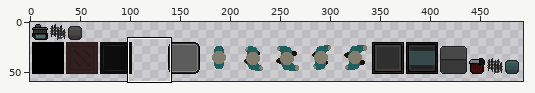
Sprite sheet, stored at res/gfx/graphics.png. Above: a wide view before the commit, with the close-up outlined.
Close-up. The starting point:
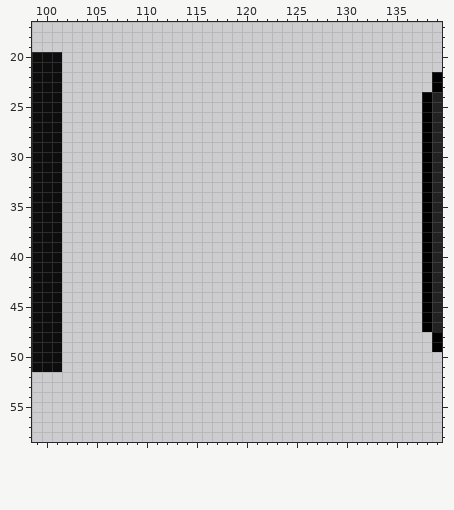
The file is 512x64 pixels. Colours within 5 levels of each other are drawn and written as one. Shown: x 99..139, y 17..58. The old version is drawn lined up with the new one. The wide view leaves out empty margins.
The result:
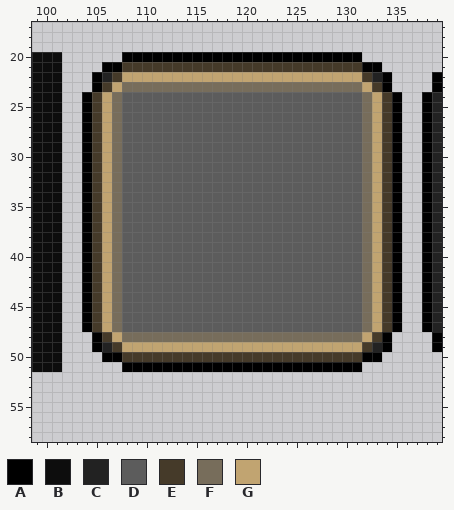
Palette (. is transparent): A #000000  B #0d0d0d  C #222222  D #5c5c5c  E #453a29  F #776d5b  G #c1a471
The edit:
drawings rearranged on the sheet (the old picture shows each at its new place)
@@ x 99..139 @@
 19 .........................................
-20 BBB......................................
-21 BBB......................................
-22 BBB.....................................A
-23 BBB.....................................A
-24 BBB....................................AC
-25 BBB....................................AC
-26 BBB....................................AC
-27 BBB....................................AC
-28 BBB....................................AC
-29 BBB....................................AC
-30 BBB....................................AC
-31 BBB....................................AC
-32 BBB....................................AC
-33 BBB....................................AC
-34 BBB....................................AC
-35 BBB....................................AC
-36 BBB....................................AC
-37 BBB....................................AC
-38 BBB....................................AC
-39 BBB....................................AC
-40 BBB....................................AC
-41 BBB....................................AC
-42 BBB....................................AC
-43 BBB....................................AC
-44 BBB....................................AC
-45 BBB....................................AC
-46 BBB....................................AC
-47 BBB....................................AC
-48 BBB.....................................A
-49 BBB.....................................A
-50 BBB......................................
-51 BBB......................................
+20 BBB......AAAAAAAAAAAAAAAAAAAAAAAA........
+21 BBB....AAEEEEEEEEEEEEEEEEEEEEEEEEAA......
+22 BBB...ACEGGGGGGGGGGGGGGGGGGGGGGGGECA....A
+23 BBB...AEGFFFFFFFFFFFFFFFFFFFFFFFFGEA....A
+24 BBB..AEGFDDDDDDDDDDDDDDDDDDDDDDDDFGEA..AC
+25 BBB..AEGFDDDDDDDDDDDDDDDDDDDDDDDDFGEA..AC
+26 BBB..AEGFDDDDDDDDDDDDDDDDDDDDDDDDFGEA..AC
+27 BBB..AEGFDDDDDDDDDDDDDDDDDDDDDDDDFGEA..AC
+28 BBB..AEGFDDDDDDDDDDDDDDDDDDDDDDDDFGEA..AC
+29 BBB..AEGFDDDDDDDDDDDDDDDDDDDDDDDDFGEA..AC
+30 BBB..AEGFDDDDDDDDDDDDDDDDDDDDDDDDFGEA..AC
+31 BBB..AEGFDDDDDDDDDDDDDDDDDDDDDDDDFGEA..AC
+32 BBB..AEGFDDDDDDDDDDDDDDDDDDDDDDDDFGEA..AC
+33 BBB..AEGFDDDDDDDDDDDDDDDDDDDDDDDDFGEA..AC
+34 BBB..AEGFDDDDDDDDDDDDDDDDDDDDDDDDFGEA..AC
+35 BBB..AEGFDDDDDDDDDDDDDDDDDDDDDDDDFGEA..AC
+36 BBB..AEGFDDDDDDDDDDDDDDDDDDDDDDDDFGEA..AC
+37 BBB..AEGFDDDDDDDDDDDDDDDDDDDDDDDDFGEA..AC
+38 BBB..AEGFDDDDDDDDDDDDDDDDDDDDDDDDFGEA..AC
+39 BBB..AEGFDDDDDDDDDDDDDDDDDDDDDDDDFGEA..AC
+40 BBB..AEGFDDDDDDDDDDDDDDDDDDDDDDDDFGEA..AC
+41 BBB..AEGFDDDDDDDDDDDDDDDDDDDDDDDDFGEA..AC
+42 BBB..AEGFDDDDDDDDDDDDDDDDDDDDDDDDFGEA..AC
+43 BBB..AEGFDDDDDDDDDDDDDDDDDDDDDDDDFGEA..AC
+44 BBB..AEGFDDDDDDDDDDDDDDDDDDDDDDDDFGEA..AC
+45 BBB..AEGFDDDDDDDDDDDDDDDDDDDDDDDDFGEA..AC
+46 BBB..AEGFDDDDDDDDDDDDDDDDDDDDDDDDFGEA..AC
+47 BBB..AEGFDDDDDDDDDDDDDDDDDDDDDDDDFGEA..AC
+48 BBB...AEGFFFFFFFFFFFFFFFFFFFFFFFFGEA....A
+49 BBB...ACEGGGGGGGGGGGGGGGGGGGGGGGGECA....A
+50 BBB....AAEEEEEEEEEEEEEEEEEEEEEEEEAA......
+51 BBB......AAAAAAAAAAAAAAAAAAAAAAAA........
 52 .........................................
